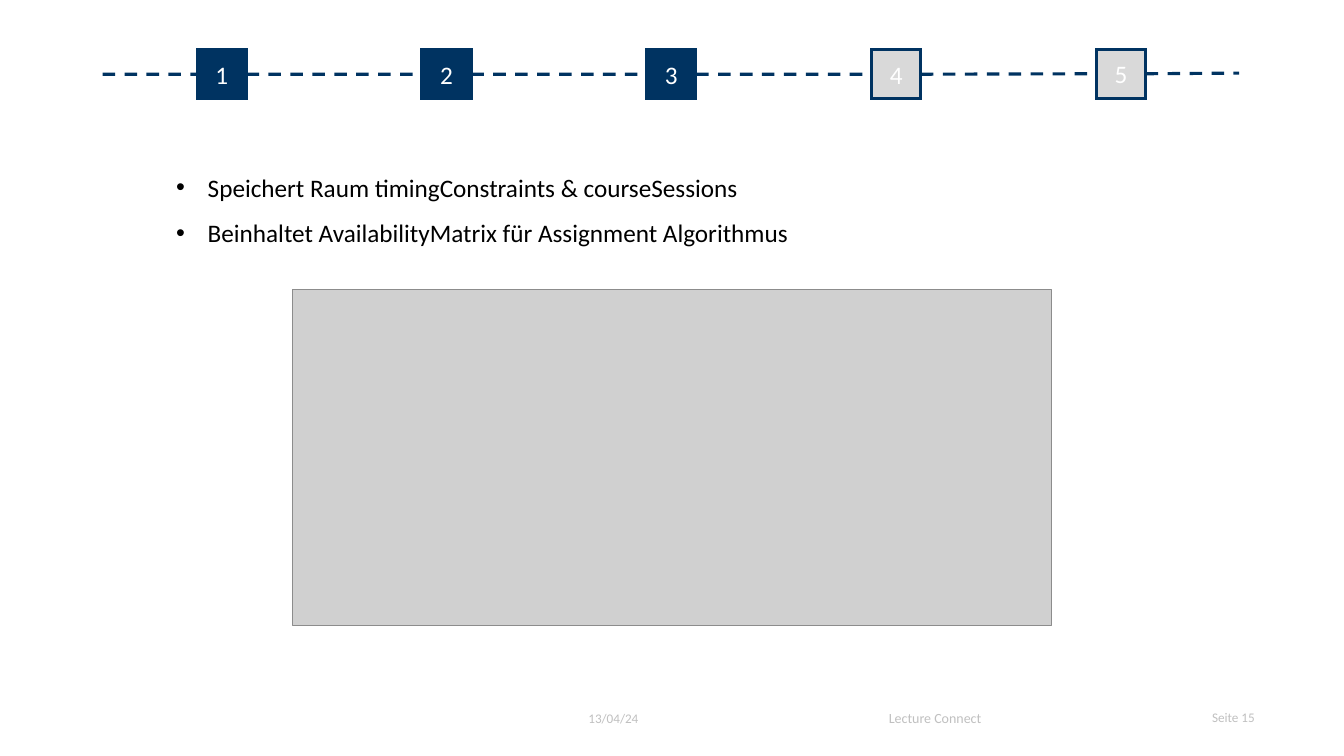
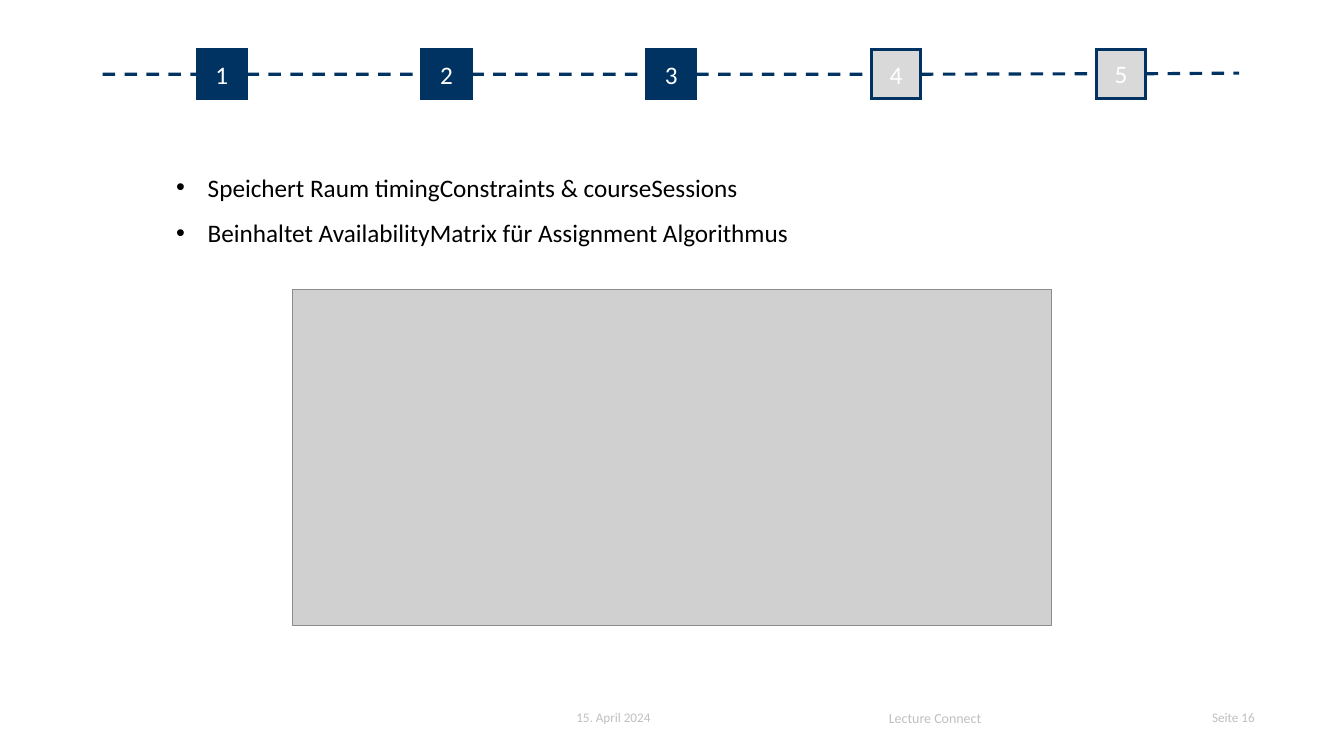
Before and after one commit to Darkuna/Lecture-Connect, a slide deck: slide 16 of Doku/Initiale Präsentation/lecture-connect-initial-fin.pptx (slide 15 before the commit). Drawn at 1344x756 pixels with LibreOffice and Linux fonts; fonts in the diff are those of the drawing; grey boxes stand for pictures; background and template pictures are left out. Boxes give left, top, right and bottom in pixels: in the first picture for what was removed or moved away, otherwise in the second. Text is boxed around its words. In the diff, an @@ line names an element or a change of style, - is before the commit and + after.

```diff
--- a/Doku/Initiale Präsentation/lecture-connect-initial-fin.pptx
+++ b/Doku/Initiale Präsentation/lecture-connect-initial-fin.pptx
@@ text at (x1=576, y1=713, x2=651, y2=724): text changed @@
-13/04/24
+15. April 2024
```
Also in this commit, not shown: 17 other slides changed, 2 slides added, 1 slide removed, 1 other file.
